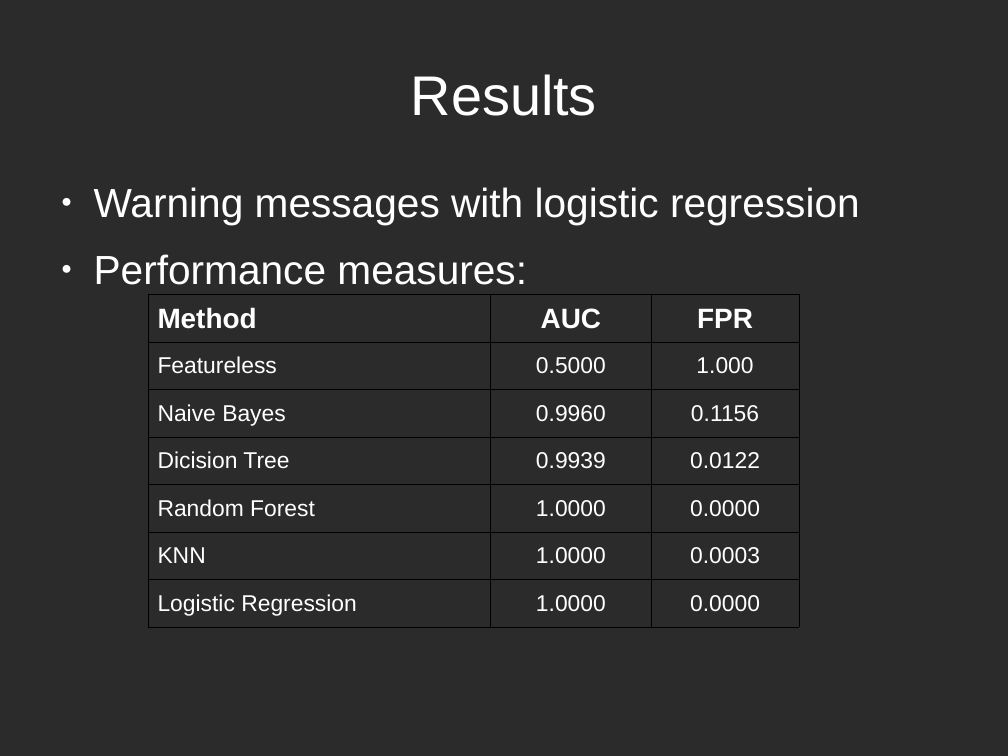
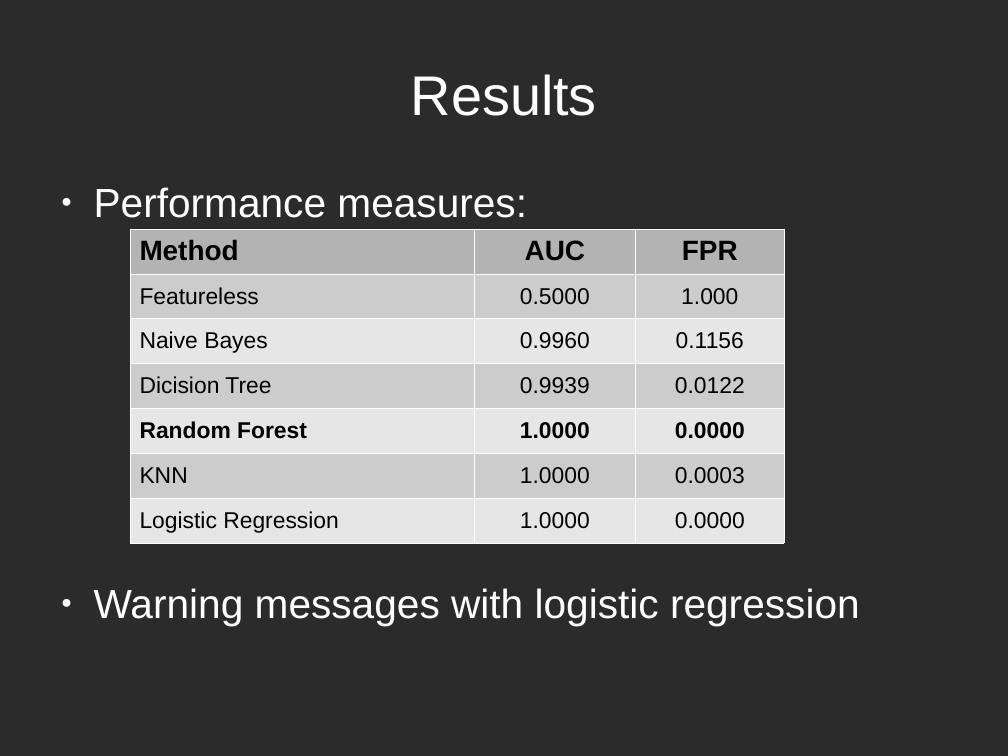
Before and after one commit to Felix-Langer/I2ML_mushrooms, a slide deck: slide 15 of Video/Video_presentation.odp (slide 11 before the commit). Drawn at 1008x756 pixels with LibreOffice and Linux fonts; fonts in the diff are those of the drawing; background and template pictures are left out; a plain dark background stands for a picture behind light text. Boxes give left, top, right and bottom in pixels: in the first picture for what was removed or moved away, otherwise in the second. Text is boxed around its words. In the diff, an @@ line names an element or a change of style, - is before the commit and + after.

```diff
--- a/Video/Video_presentation.odp
+++ b/Video/Video_presentation.odp
@@ text at <box>94,187,527,218</box>: paragraph added @@
+● Performance measures:
@@ table at <box>131,229,785,542</box> @@
@@ fill none to #B3B3B3 in row 1 @@
@@ fill none to #CCCCCC in 9 cells @@
@@ fill none to #E6E6E6 in 9 cells @@
@@ text colour #FFFFFF to #000000 @@
@@ bold on in "Random Forest", "1.0000", "0.0000" @@
@@ borders changed @@
@@ table: place and size @@
-table at <box>148,295,799,627</box>
+table at <box>131,229,785,542</box>
@@ text at <box>94,254,527,285</box>: paragraph removed @@
-● Performance measures:
```
Also in this commit, not shown: 3 other slides changed, 3 slides added, 3 slides removed, 2 other files.
